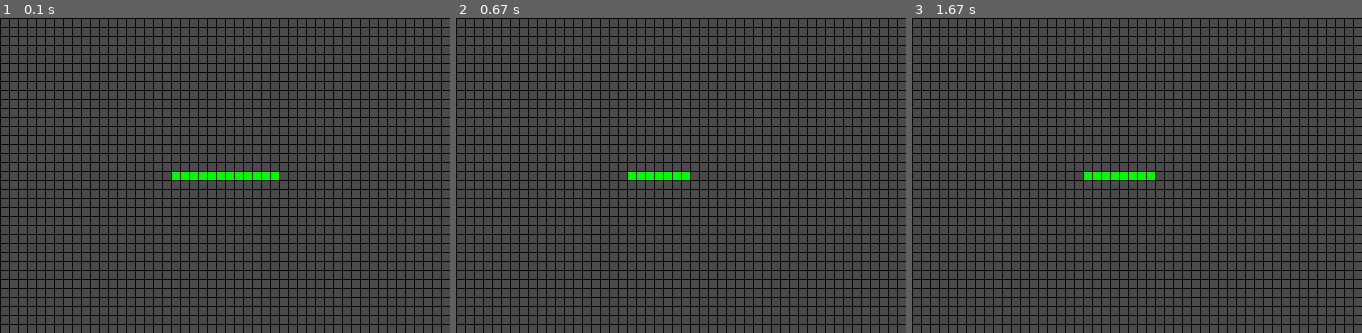
Above: before the commit, frames 1-3 (left to right).
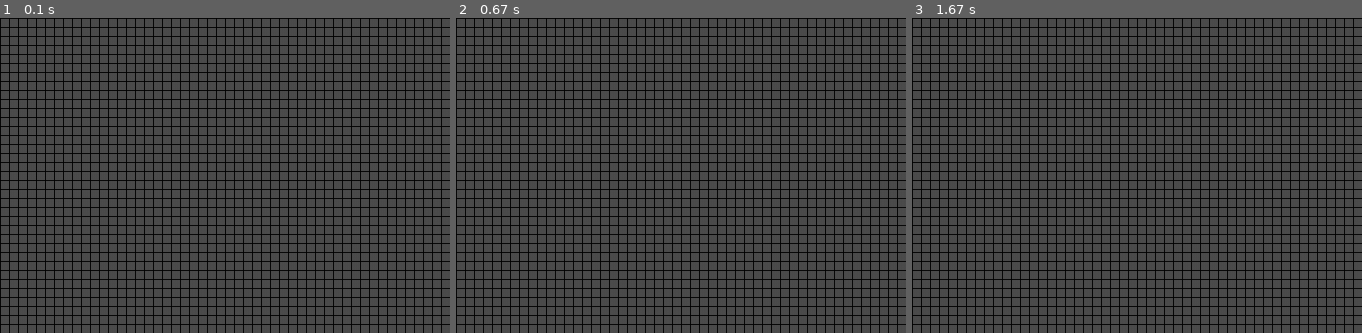
Above: after the commit, the same moments.

Repository: hsadler/learn-pygame
Game: pygame game, started from my_games/snake/snake.py
Two runs of this game, one before a commit and one after it. Both use one fixed random seed, a clock stepped at 60 frames per second and the inputs below.
Inputs:
- Up to frame 1 (0.1 s): no input
- Up to frame 2 (0.67 s): hold Right from 0.33 s (still down)
- Up to frame 3 (1.67 s): release Right at 0.8 s
The pictures show only the part of the screen within x 16-66%, y 21-71%; the shares and areas given below are measured in that part.

The runs differ from the first frame. In frame 1, 0.5% of the frame differs, in the area x 38-62%, y 48-52%; in frame 2, 0.3%; in frame 3, 0.4%.

Commit message:
wip towards collidable game model lists

Diff:
--- a/my_games/snake/lib/business/game.py
+++ b/my_games/snake/lib/business/game.py
@@ -1,5 +1,7 @@
 
 # game business logic
+	# - manages game logic
+	# - manages user input
 
 
 class GameBL():
@@ -24,10 +26,10 @@
 					game.running = False
 
 		# update entire grid (until optimized)
-		grid.update_all()
+		# grid.update_all_blocks()
 
 		# update entire wall (until optimized)
-		wall.update()
+		# wall.update()
 
 		# move the snake
 		head = snake.get_head()
@@ -38,12 +40,26 @@
 				block=head,
 				direction=direction
 			)
+		removed_tail = None
 		if new_head is not None:
-			snake.move_snake(new_head=new_head, remove_tail=True)
+			removed_tail = snake.move_snake(new_head=new_head, remove_tail=True)
+		snake.draw()
 		snake.update()
 
+		# update occupied grid blocks
+		to_add = []
+		if new_head is not None:
+			to_add.append(new_head)
+		to_remove = []
+		if removed_tail is not None:
+			to_remove.append(removed_tail)
+		grid.update_occupied_blocks(
+			add=to_add,
+			remove=to_remove
+		)
+
 		# do full update (until optimized)
-		game.pygame.display.update()
+		# game.pygame.display.update()
 
 		# lock game loop rate
 		game.clock.tick(config.GAME_LOOP_RATE)
@@ -61,13 +77,3 @@
 		elif pressed[pygame.K_DOWN]:
 			return cls.DIRECTION_DOWN
 		return None
-
-	def init_display(self):
-		self.pygame.display.update()
-
-	def update_display(self, rects):
-		# TODO: pass rects to update()
-		self.pygame.display.update(rects)
-
-	def clear_updated(self):
-		self.updated = []
--- a/my_games/snake/lib/model/block.py
+++ b/my_games/snake/lib/model/block.py
@@ -14,7 +14,10 @@
 		x_pos,
 		y_pos,
 		grid_index,
-		collidable=False
+		collidable=False,
+		color=None,
+		stroke_color=None,
+		stroke_width=None
 	):
 		super().__init__(
 			game=game,
@@ -25,20 +28,52 @@
 		)
 		self.grid_index = grid_index
 		self.collidable = collidable
+		self.color = color
+		self.stroke_color = stroke_color
+		self.stroke_width = stroke_width
 
-	def draw_color(self, color, stroke_color, stroke_width):
+	def draw(self):
 		# block stroke fill
 		stroke_rect = self.surface.get_rect()
-		self.surface.fill(color=stroke_color, rect=stroke_rect)
+		self.surface.fill(color=self.stroke_color, rect=stroke_rect)
 		# block color fill
 		block_color_rect = self.surface.get_rect().inflate(
-			stroke_width * -1,
-			stroke_width * -1
+			self.stroke_width * -1,
+			self.stroke_width * -1
 		)
-		self.surface.fill(color=color, rect=block_color_rect)
+		self.surface.fill(color=self.color, rect=block_color_rect)
 
 	def get_grid_index(self):
 		return self.grid_index
+
+	def set_collidable(self, prop_val=False):
+		self.collidable = prop_val
+
+	def get_collidable(self):
+		return self.collidable
+
+	def set_appearance(self, color, stroke_color, stroke_width):
+		self.set_color(color)
+		self.set_stroke_color(stroke_color)
+		self.set_stroke_width(stroke_width)
+
+	def set_color(self, color):
+		self.color = color
+
+	def get_color(self):
+		return self.color
+
+	def set_stroke_color(self, stroke_color):
+		self.stroke_color = stroke_color
+
+	def get_stroke_color(self):
+		return self.stroke_color
+
+	def set_stroke_width(self, stroke_width):
+		self.stroke_width = stroke_width
+
+	def get_stroke_width(self):
+		return self.stroke_width
 
 	def inspect(self):
 		print({
--- a/my_games/snake/lib/model/config.py
+++ b/my_games/snake/lib/model/config.py
@@ -19,9 +19,9 @@
 	BLOCK_STROKE_COLOR = pygame.Color('black')
 	BLOCK_STROKE_PX_WIDTH = 1
 
-	GRID_BLOCK_COLOR = pygame.Color('gray30')
+	NONE_BLOCK_COLOR = pygame.Color('gray30')
+	WALL_BLOCK_COLOR = pygame.Color('gray20')
 	SNAKE_BLOCK_COLOR = pygame.Color('green')
-	WALL_BLOCK_COLOR = pygame.Color('gray20')
 
 	GRID_WIDTH_BLOCKS = int(SCREEN_PX_WIDTH / BLOCK_PX_WIDTH)
 	GRID_HEIGHT_BLOCKS = int(SCREEN_PX_HEIGHT / BLOCK_PX_HEIGHT)
--- a/my_games/snake/lib/model/game_model_list.py
+++ b/my_games/snake/lib/model/game_model_list.py
@@ -4,9 +4,17 @@
 
 class GameModelList():
 
-	def __init__(self, game, game_models=[]):
+	def __init__(
+		self,
+		game,
+		game_models=[],
+		collidable=False,
+		block_color=None
+	):
 		self.game = game
 		self.game_models = game_models
+		self.collidable = collidable
+		self.block_color = block_color
 
 	def add_game_model(self, game_model):
 		self.game_models.append(game_model)
@@ -16,3 +24,11 @@
 
 	def remove_game_model(self, game_model):
 		self.game_models.remove(game_model)
+
+	def draw(self):
+		for block in self.game_models:
+			block.draw()
+
+	def update(self):
+		for model in self.game_models:
+			model.update()
--- a/my_games/snake/lib/model/grid.py
+++ b/my_games/snake/lib/model/grid.py
@@ -4,6 +4,8 @@
 from lib.model.block import Block
 
 # game grid for holding block game objects
+	# - manages block collision detection
+	# - manages block updates to display
 
 
 class Grid(GameModelList):
@@ -35,16 +37,21 @@
 				row.append(block)
 				self.add_game_model(block)
 			self.grid.append(row)
-		# self.occupied_blocks = {}
+		self.occupied_blocks = {}
 
-	def update_all(self):
+	def initialize(self):
 		config = self.game.config
 		for block in self.get_game_models():
-			block.draw_color(
-				color=config.GRID_BLOCK_COLOR,
+			block.set_appearance(
+				color=config.NONE_BLOCK_COLOR,
 				stroke_color=config.BLOCK_STROKE_COLOR,
 				stroke_width=config.BLOCK_STROKE_PX_WIDTH
 			)
+			block.draw()
+
+	def update_all_blocks(self):
+		config = self.game.config
+		for block in self.get_game_models():
 			block.update()
 
 	def get_block_at_grid_index(self, grid_index):
@@ -92,6 +99,9 @@
 				right_blocks.append(row[len(row) - 1])
 		return top_blocks + bottom_blocks + left_blocks + right_blocks
 
+	def update_occupied_blocks(self, add=[], remove=[]):
+		pass
+
 	def inspect(self):
 		for block in self.get_game_models():
 			block.inspect()
--- a/my_games/snake/lib/model/snake.py
+++ b/my_games/snake/lib/model/snake.py
@@ -2,17 +2,26 @@
 from lib.model.game_model_list import GameModelList
 
 # game snake for holding block game objects
+	# - manages block color draw
+	# - manages block collidable property
+	# - manages additions and removals of game blocks (simulate snake movement)
 
 
 class Snake(GameModelList):
 
-	# DIRECTION_UP = 'up'
-	# DIRECTION_DOWN = 'down'
-	# DIRECTION_LEFT = 'left'
-	# DIRECTION_RIGHT = 'right'
-
-	def __init__(self, game, game_models=[]):
-		super().__init__(game=game, game_models=game_models)
+	def __init__(
+		self,
+		game,
+		game_models=[],
+		collidable=False,
+		block_color=None
+	):
+		super().__init__(
+			game=game,
+			game_models=game_models,
+			collidable=collidable,
+			block_color=block_color
+		)
 		self.head = {
 			'model': game_models[0],
 			'next': None,
@@ -30,16 +39,6 @@
 				last = last['next']
 			if index == len(game_models) - 1:
 				self.tail = new
-
-	def update(self):
-		config = self.game.config
-		for block in self.game_models:
-			block.draw_color(
-				color=config.SNAKE_BLOCK_COLOR,
-				stroke_color=config.BLOCK_STROKE_COLOR,
-				stroke_width=config.BLOCK_STROKE_PX_WIDTH
-			)
-			block.update()
 
 	def get_head(self):
 		return self.head['model']
--- a/my_games/snake/lib/model/wall.py
+++ b/my_games/snake/lib/model/wall.py
@@ -2,16 +2,30 @@
 from lib.model.game_model_list import GameModelList
 
 # game wall for holding block game objects
+	# - manages block color draw
+	# - manages block collidable property
 
 
 class Wall(GameModelList):
 
-	def update(self):
+	def __init__(
+		self,
+		game,
+		game_models=[],
+		collidable=False,
+		block_color=None
+	):
+		super().__init__(
+			game=game,
+			game_models=game_models,
+			collidable=collidable,
+			block_color=block_color
+		)
 		config = self.game.config
 		for block in self.game_models:
-			block.draw_color(
-				color=config.WALL_BLOCK_COLOR,
+			block.set_appearance(
+				color=self.block_color,
 				stroke_color=config.BLOCK_STROKE_COLOR,
 				stroke_width=config.BLOCK_STROKE_PX_WIDTH
 			)
-			block.update()
+			block.draw()
--- a/my_games/snake/snake.py
+++ b/my_games/snake/snake.py
@@ -31,16 +31,27 @@
 			config.GRID_HEIGHT_BLOCKS
 		)
 	)
-	grid.update_all()
+	grid.initialize()
+	grid.update_all_blocks()
 
 	# create wall
 	grid_parimeter = grid.get_parimeter()
-	wall = Wall(game=game, game_models=grid_parimeter)
+	wall = Wall(
+		game=game,
+		game_models=grid_parimeter,
+		collidable=True,
+		block_color=config.WALL_BLOCK_COLOR
+	)
 	wall.update()
 
 	# create snake
 	rand_grid_line = grid.get_random_line(config.SNAKE_START_LENGTH)
-	snake = Snake(game=game, game_models=rand_grid_line)
+	snake = Snake(
+		game=game,
+		game_models=rand_grid_line,
+		collidable=True,
+		block_color=config.SNAKE_BLOCK_COLOR
+	)
 	snake.update()
 
 	# initialize with entire display update
